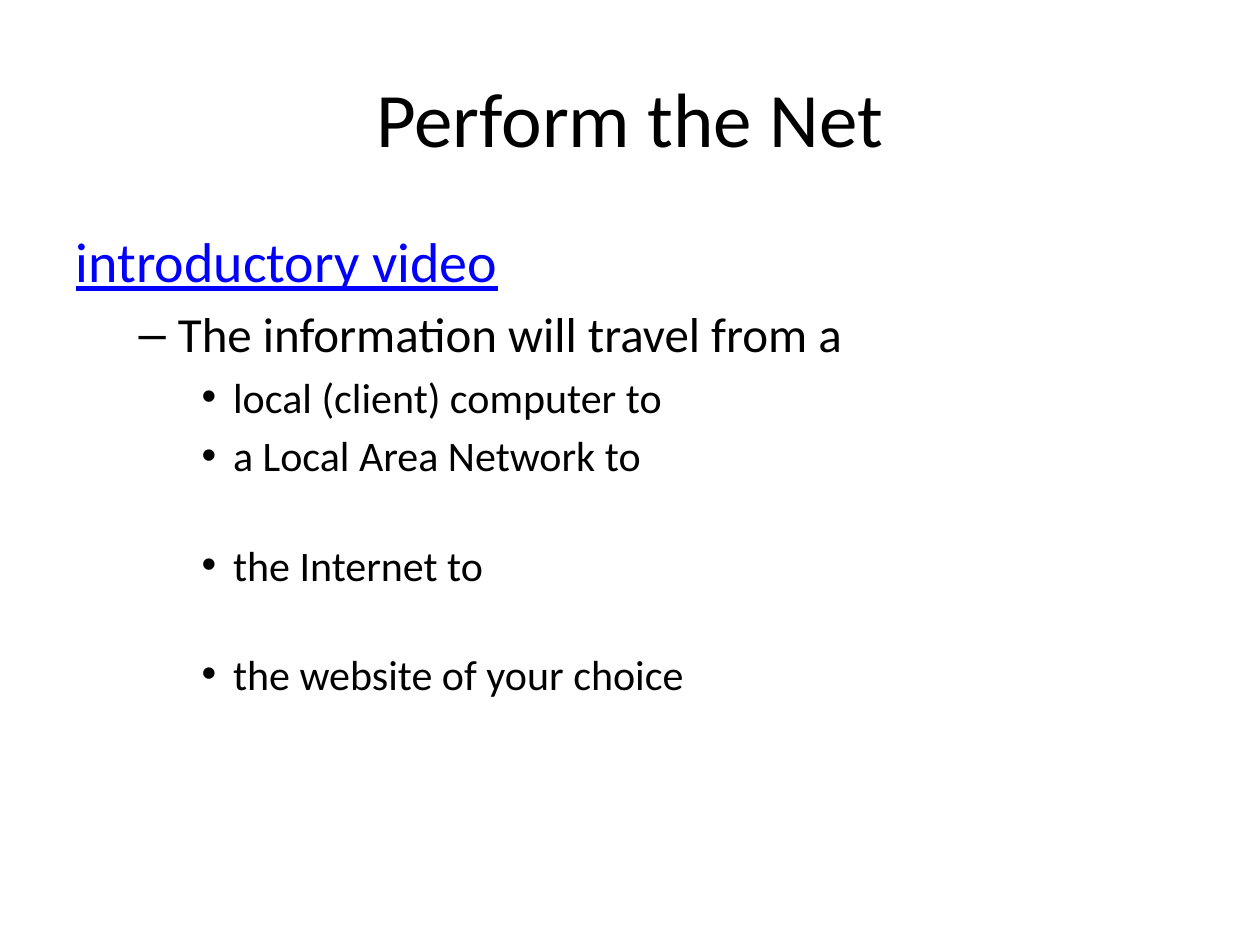
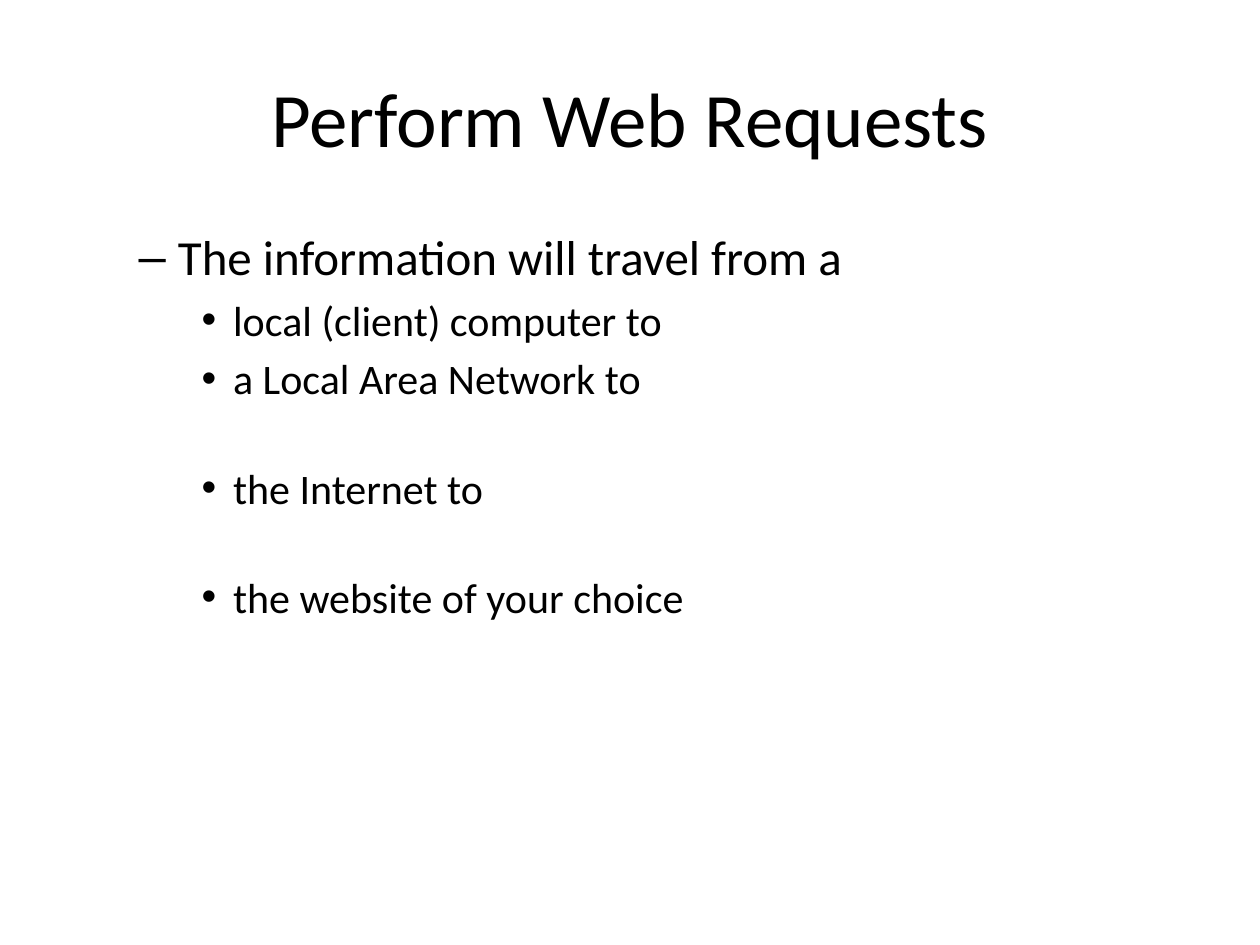
Before and after one commit to mr-eggleton/web-lit-core, a slide deck: slide 11 of powerpoints/02-map-the-web.pptx (slide 9 before the commit). Drawn at 1260x945 pixels with LibreOffice and Linux fonts; fonts in the diff are those of the drawing. Boxes give left, top, right and bottom in pixels: in the first picture for what was removed or moved away, otherwise in the second. Text is boxed around its words. In the diff, an @@ line names an element or a change of style, - is before the commit and + after.

```diff
--- a/powerpoints/02-map-the-web.pptx
+++ b/powerpoints/02-map-the-web.pptx
@@ title at [271,93,988,160]: text changed @@
-Perform the Net
+Perform Web Requests
@@ text at [76,243,497,291]: paragraph removed @@
-introductory video
```
Also in this commit, not shown: 1 other slide changed, 2 slides added, 34 other files.
